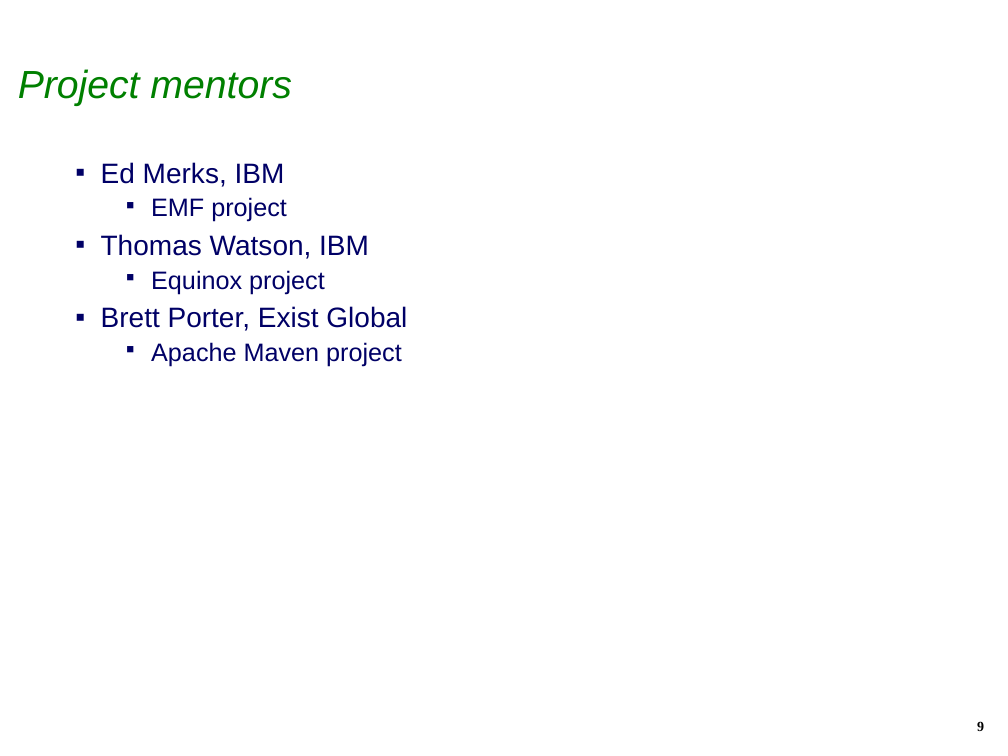
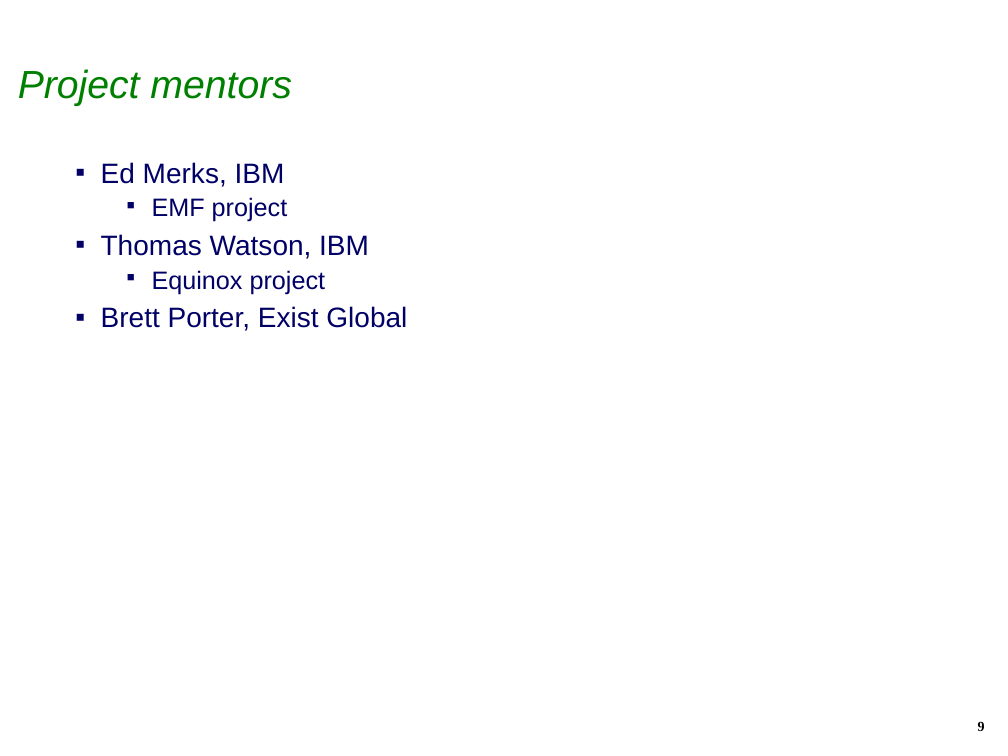
Before and after one commit to isabella232/q4e, a slide deck: slide 9 of docs/EclipseIAMCreationReview.ppt. Drawn at 1008x756 pixels with LibreOffice and Linux fonts; fonts in the diff are those of the drawing; background and template pictures are left out. Boxes give left, top, right and bottom in pixels: in the first picture for what was removed or moved away, otherwise in the second. Text is boxed around its words. In the diff, an @@ line names an element or a change of style, - is before the commit and + after.

```diff
--- a/docs/EclipseIAMCreationReview.ppt
+++ b/docs/EclipseIAMCreationReview.ppt
@@ text at (152,197,326,294): indent changed @@
@@ text at (151,342,402,366): paragraph removed @@
-  ▪ Apache Maven project
```
Also in this commit, not shown: 8 other slides changed, 1 slide added, 1 slide removed.
